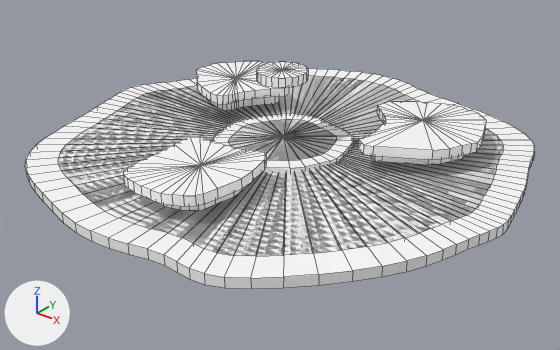
Two versions of the FBX model Assets/Models/Level/Big_27.fbx, one commit apart.
Before and after are seen from a 50 mm lens placed at (94.7, -119.1, 67.2), pointed at (2.7, -4.1, -4.1). The axes (+X, +Y, +Z) are drawn at lower left. The lights are the same throughout. Mesh edges are drawn as thin lines. Where no turn or scale is listed for an object, it has been applied to the vertices.
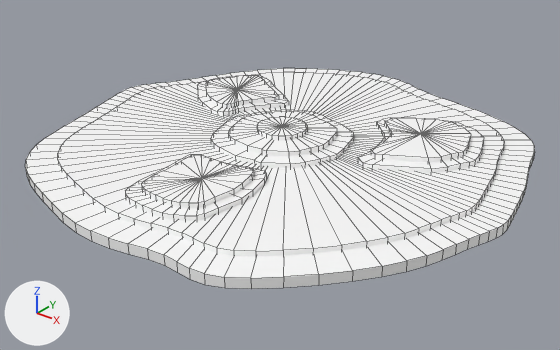
Where the newer file only moved an object's origin or applied its transform, the numbers keep the older frame.

Location of each change, (x1, y1, x2, y2) in pixels of the pictures (560 x 350 px):
'pDisc41', moved
    before: (58, 76, 504, 256)
    after: (58, 72, 504, 256)
'polySurface26', moved
    before: (123, 136, 266, 206)
    after: (125, 154, 266, 221)
'polySurface24', moved
    before: (358, 102, 486, 160)
    after: (358, 118, 484, 173)
'pDisc42', moved
    before: (212, 114, 353, 173)
    after: (211, 110, 353, 168)
'polySurface25', moved
    before: (196, 61, 289, 105)
    after: (197, 76, 289, 116)
'pDisc60', mesh moved
    before: (229, 120, 336, 161)
    after: (228, 111, 337, 156)
'polySurface21', moved
    before: (256, 62, 308, 88)
    after: (257, 117, 307, 140)
'polySurface19', unchanged, uncovered by the edit
    before: (152, 183, 250, 210)
    after: (141, 155, 254, 208)
'polySurface17', unchanged, uncovered by the edit
    before: (371, 154, 466, 165)
    after: (371, 118, 471, 163)
'polySurface18', unchanged, uncovered by the edit
    before: (206, 96, 279, 111)
    after: (206, 76, 279, 109)

What changed in the scene script:
```text
Change me_mesh_001:
    where me_mesh_001.from_pydata(...)  # 193 vertices, 192 faces; spans x -45.7..45.7, y -44.5..44.5, z -2.0..0.0
    used by ob_pdisc41; location = (-0.2, 1.0, 1.0)
    me_mesh_001 part 5: the whole mesh is moved by (-0.2, 1.0, 2.0)
Change me_mesh_007:
    where me_mesh_007.from_pydata(...)  # 49 vertices, 48 faces; spans x -5.32..5.32, y -5.32..5.32, z 27.83..29.83
    used by ob_polysurface21; location = (0.0, 0.0, -12.4)
    me_mesh_007 part 7: the whole mesh is moved by (0.0, 0.0, -24.83)
Change me_mesh_008:
    where me_mesh_008.from_pydata(...)  # 61 vertices, 60 faces; spans x 11.7..37.8, y -1.2..29.6, z 8.7..10.7
    used by ob_polysurface24; location = (0.0, 0.0, -3.9)
    me_mesh_008 part 1: the whole mesh is moved by (0.0, 0.0, -7.7)
Change me_mesh_009:
    where me_mesh_009.from_pydata(...)  # 61 vertices, 60 faces; spans x -8.0..12.4, y -40.1..-15.8, z 8.7..10.7
    used by ob_polysurface26; location = (0.0, 0.0, -3.9)
    me_mesh_009 part 3: the whole mesh is moved by (0.0, 0.0, -7.7)
Change me_mesh_002:
    where me_mesh_002.from_pydata(...)  # 61 vertices, 60 faces; spans x -14.8..14.8, y -14.5..14.5, z -1.0..1.0
    used by ob_pdisc42; location = (0.0, 0.3, 1.0)
    me_mesh_002 part 2: the whole mesh is moved by (0.0, 0.3, 2.0)
Change me_mesh_010:
    where me_mesh_010.from_pydata(...)  # 61 vertices, 60 faces; spans x -36.9..-11.4, y 1.5..27.0, z 8.7..10.7
    used by ob_polysurface25; location = (0.0, 0.0, -3.9)
    me_mesh_010 part 4: the whole mesh is moved by (0.0, 0.0, -7.7)
Change me_mesh_003:
    where me_mesh_003.from_pydata(...)  # 61 vertices, 60 faces; spans x -11.3..11.3, y -11.0..11.0, z -2.0..0.0
    used by ob_pdisc60; location = (0.0, 0.3, 2.0)
    me_mesh_003 part 6: the whole mesh is moved by (0.0, 0.0, 2.0)
Change ob_pdisc41:
    ob_pdisc41.location: (-0.2, 1.0, 1.0) -> (0.0, 0.0, 0.0)
Change ob_polysurface21:
    ob_polysurface21.location: (0.0, 0.0, -12.4) -> (0.0, 0.0, 0.0)
Change ob_polysurface24:
    ob_polysurface24.location: (0.0, 0.0, -3.9) -> (0.0, 0.0, 0.0)
Change ob_polysurface26:
    ob_polysurface26.location: (0.0, 0.0, -3.9) -> (0.0, 0.0, 0.0)
Change ob_pdisc42:
    ob_pdisc42.location: (0.0, 0.3, 1.0) -> (0.0, 0.0, 0.0)
Change ob_polysurface25:
    ob_polysurface25.location: (0.0, 0.0, -3.9) -> (0.0, 0.0, 0.0)
```
